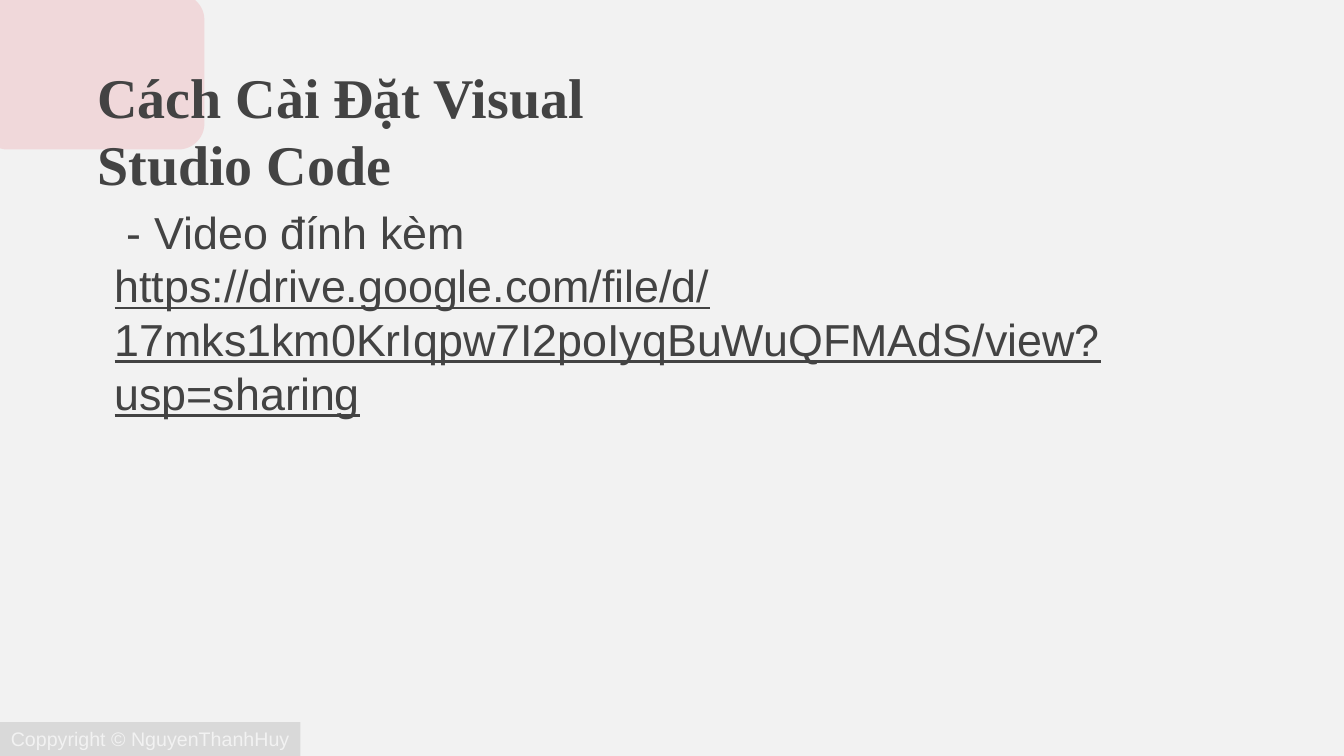
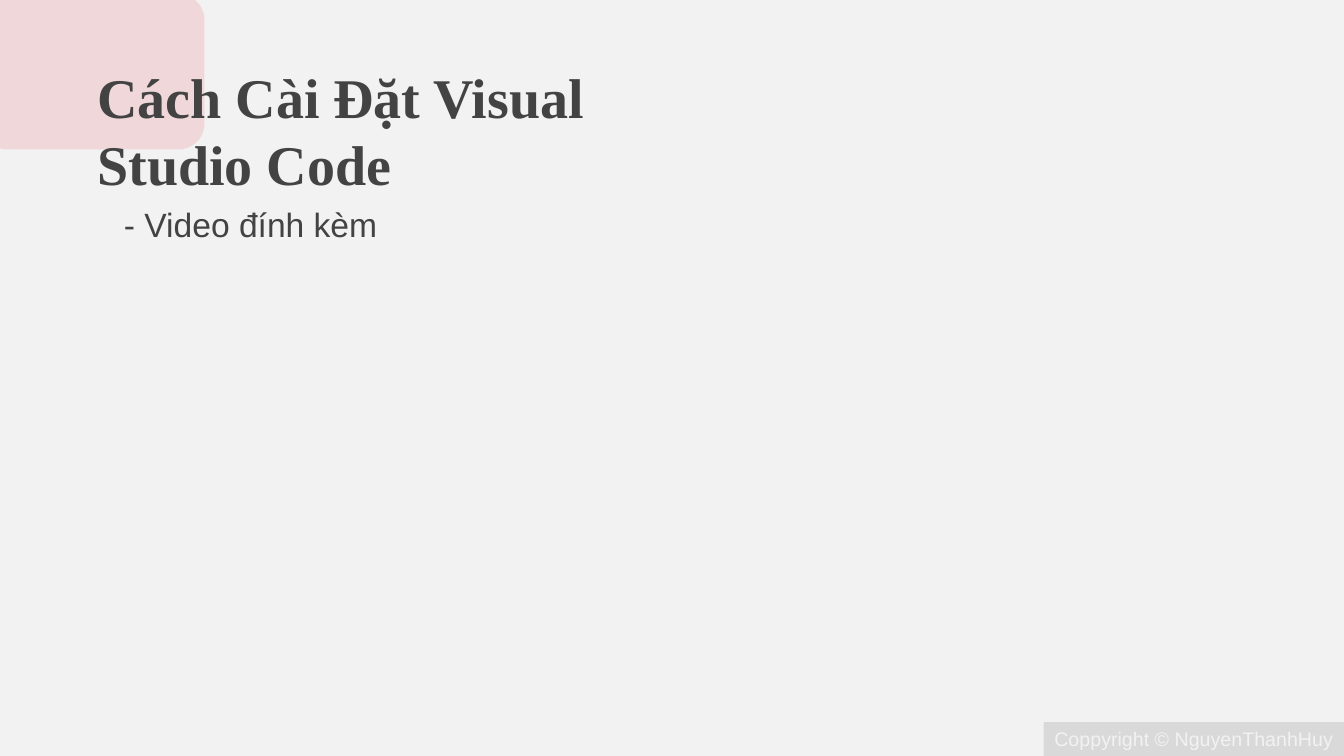
Before and after one commit to YoungBirds134/document_DevWeb, a slide deck: slide 8 of LapTrinhWeb.pptx. Drawn at 1344x756 pixels with LibreOffice and Linux fonts; fonts in the diff are those of the drawing. Boxes give left, top, right and bottom in pixels: in the first picture for what was removed or moved away, otherwise in the second. Text is boxed around its words. In the diff, an @@ line names an element or a change of style, - is before the commit and + after.

Commit message:
Huy_commit

```diff
--- a/LapTrinhWeb.pptx
+++ b/LapTrinhWeb.pptx
@@ subtitle "- Video đính kèm" at <box>144,212,377,238</box>: size 32 to 24 pt @@
@@ subtitle at <box>115,269,1100,419</box>: paragraph removed @@
-https://drive.google.com/file/d/17mks1km0KrIqpw7I2poIyqBuWuQFMAdS/view?usp=sharing
@@ rectangle: place and size @@
-rectangle at <box>0,722,300,756</box>
+rectangle at <box>1044,722,1344,756</box>
```
Also in this commit, not shown: 8 other slides changed, 2 slides added.
